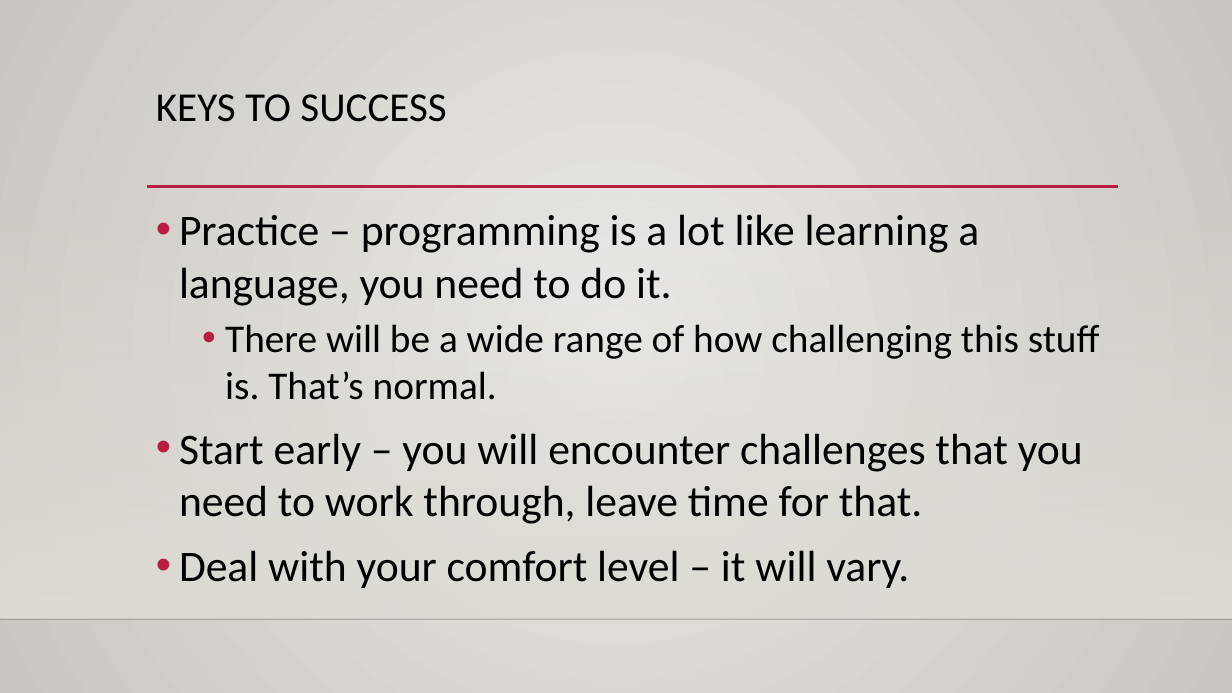
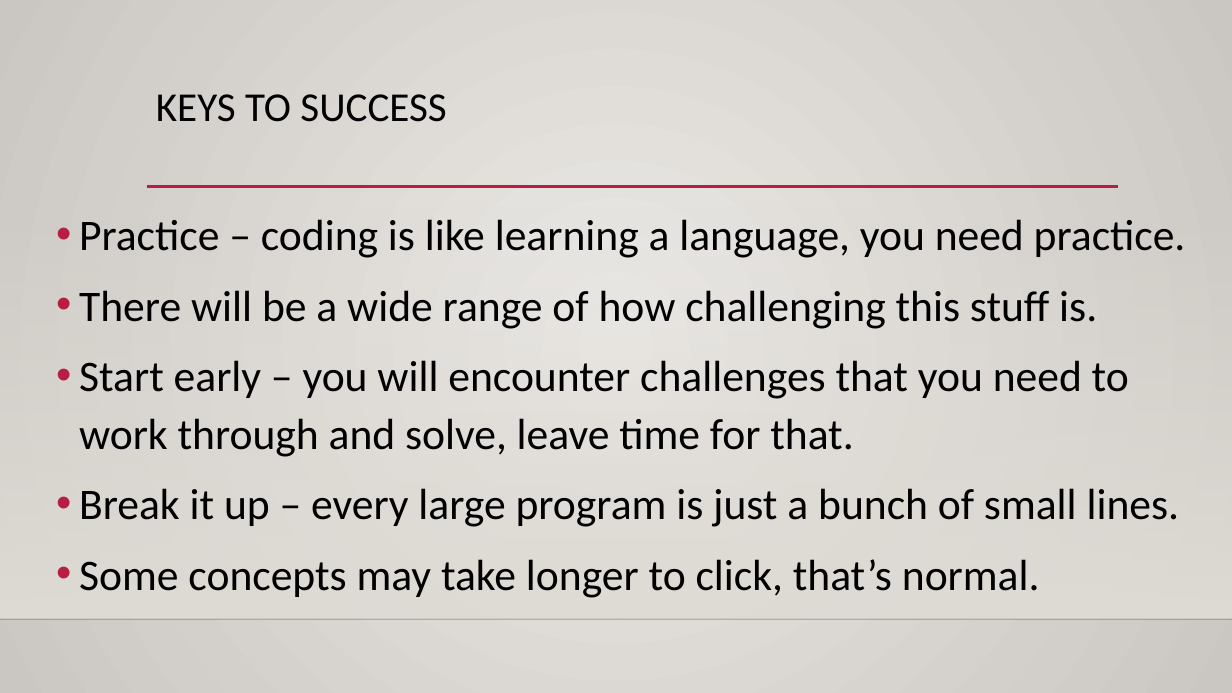
Before and after one commit to AkeemSemperDataScience/Programming_Basics_for_Machine_Learning_Students, a slide deck: slide 8 of reference_material/slides/001_intro_setup.pptx (slide 6 before the commit). Drawn at 1232x693 pixels with LibreOffice and Linux fonts; fonts in the diff are those of the drawing; background and template pictures are left out. Boxes give left, top, right and bottom in pixels: in the first picture for what was removed or moved away, otherwise in the second. Text is boxed around its words. In the diff, an @@ line names an element or a change of style, - is before the commit and + after.

```diff
--- a/reference_material/slides/001_intro_setup.pptx
+++ b/reference_material/slides/001_intro_setup.pptx
@@ text at (79,219,1186,598): text changed @@
-• Practice – programming is a lot like learning a language, you need to do it.
-  • There will be a wide range of how challenging this stuff is. That’s normal.
-• Start early – you will encounter challenges that you need to work through, leave time for that.
-• Deal with your comfort level – it will vary.
+• Practice – coding is like learning a language, you need practice.
+• There will be a wide range of how challenging this stuff is.
+• Start early – you will encounter challenges that you need to work through and solve, leave time for that.
+• Break it up – every large program is just a bunch of small lines.
+• Some concepts may take longer to click, that’s normal.
```
Also in this commit, not shown: 3 other slides changed, 9 slides added.
